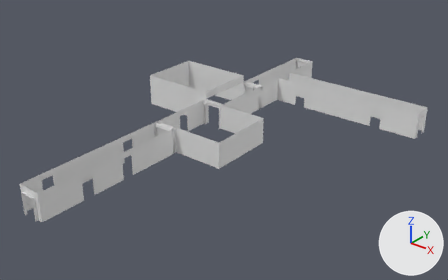
The FBX model Modellazione/ExportGioco/Muri.fbx as it was, and as the next commit left it.
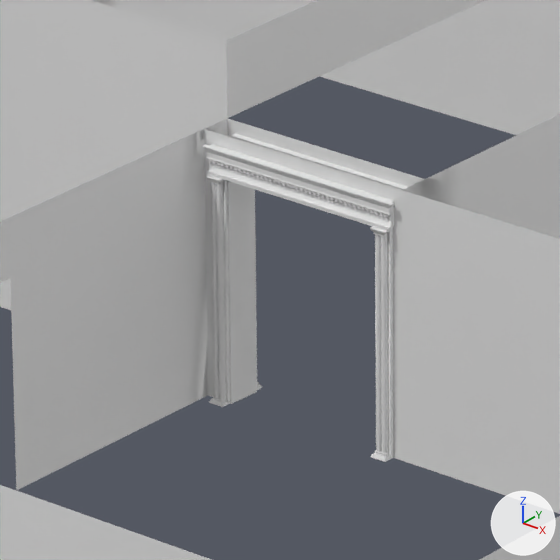
The first picture shows the older version from a 50 mm lens placed at (39.0, -50.2, 27.7), pointed at (4.3, -6.8, 0.8). The close-ups show the older and then the newer version on the part from 42% to 53% of the width and 32% to 49% of the height of that picture. Only the edits that show in the close-ups are written down. The lights are fixed; the arrows at lower right show +X, +Y and +Z. Objects named as collision shapes, trigger or cutter boxes, shadow casters or lower levels of detail are left out. Where no turn or scale is listed for an object, it has been applied to the vertices.

The first close-up shows 'Muri', 'Porte_Sezioni.004'.
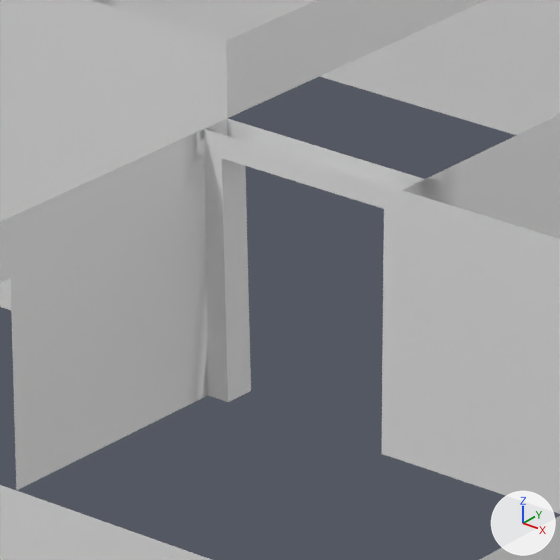
Where the change shows, as pixel boxes [x1, y1, x2, y2] in the close-ups (560 x 560 px):
'Porte_Sezioni.004', deleted
    before: [202, 134, 408, 462]

Edits to the bpy script that builds the scene:
```text
Remove ob_porte_sezioni_004:
    ob_porte_sezioni_004 = bpy.data.objects.new('Porte_Sezioni.004', me_cube_032)
    ob_porte_sezioni_004.location = (-0.012, -3.726, 1.668)
```
